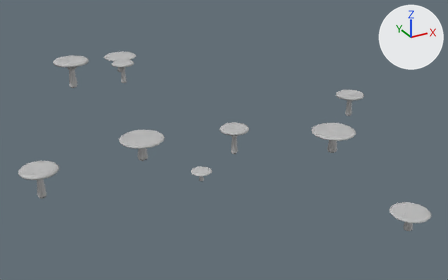
The FBX model Assets/Import/3D/ENVIRO/Plants/champignons_plats_GRP.fbx, before and after one commit.
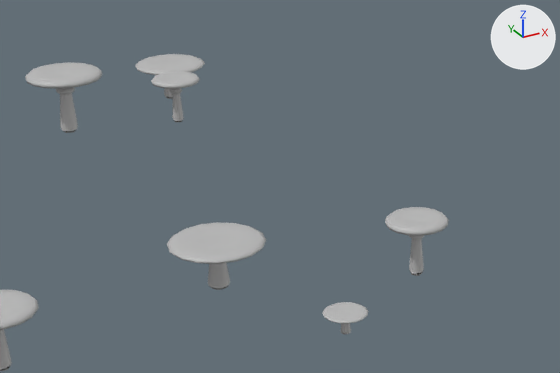
Each version is shown whole from a 50 mm lens placed at (-0.9134, 0.1525, 0.0542), pointed at (-0.8493, 0.2691, -0.004), then close up on the part from 9% to 67% of the width and 9% to 71% of the height. The lights are fixed; the arrows at upper right show +X, +Y and +Z. Where no turn or scale is listed for an object, it has been applied to the vertices.

Names of what the first close-up shows: 'pDisc136', 'pDisc137', 'pDisc138', 'pDisc139', 'pDisc140', 'pDisc141', 'pDisc143'.
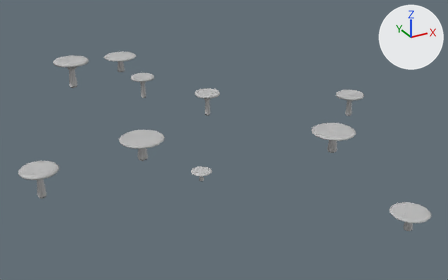
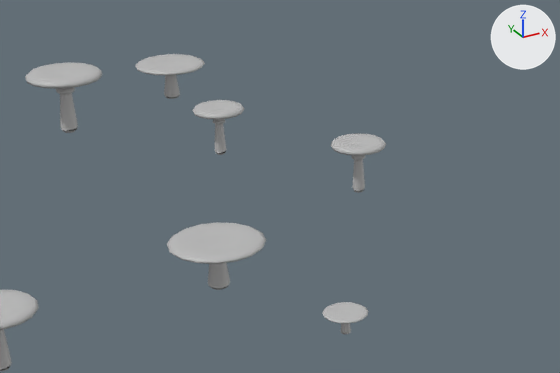
The newer file is also rescaled (x7.232), turned or shifted as a whole; pictures and numbers use the older file's frame.

What the commit changed:
me_mesh_003 has 210 vertices, 208 faces and spans x -0.00322..0.00322, y -0.00322..0.00322, z 0.0..0.00614.
me_mesh_003 is used by ob_pdisc139; location (-0.8517, 0.26005, -0.00327).
me_mesh_003 part 2: the whole mesh is moved by (0.00549, 0.02327, 0.0).
me_mesh has 210 vertices, 208 faces and spans x -0.00322..0.00322, y -0.00322..0.00322, z -0.00307..0.00307.
me_mesh is used by ob_pdisc138; location (-0.85561, 0.31815, -0.00025).
me_mesh part 1: the whole mesh is moved by (0.00018, -0.01473, 0.0).

Pixel boxes (x1, y1, x2, y2) of what changed, in the close-ups (560 x 373 px):
'pDisc139', mesh moved
    before: (385, 207, 449, 276)
    after: (331, 133, 386, 193)
'pDisc138', mesh moved
    before: (151, 71, 200, 122)
    after: (192, 100, 244, 155)
